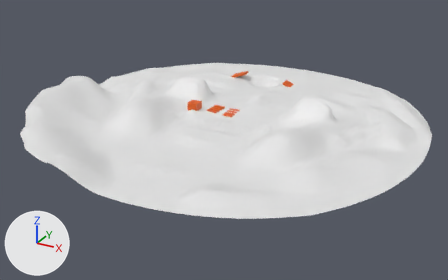
Two versions of the Blender file assets/World.blend, one commit apart.
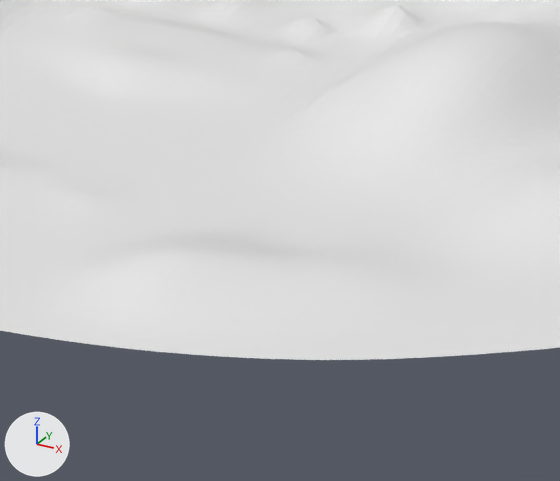
Each version is shown whole from a camera (50 mm lens) standing at (463.0, -872.0, 389.0) and looking at (-5.0, -22.0, -35.0), then close up on the part from 36% to 69% of the width and 44% to 90% of the height. The lights are fixed; the arrows at lower left show +X, +Y and +Z.

The first close-up shows 'Ground'.
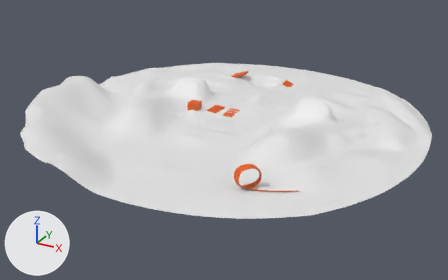
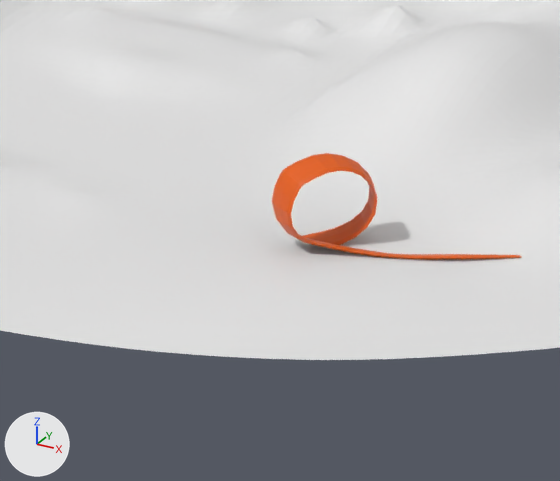
The change in detail:
me_plane_001 has 16641 vertices, 16384 faces and spans x -334.0..322.0, y -328.0..322.0, z -23.0..33.0.
me_plane_001 is used by ob_ground; location (0.0, 0.0, 0.0).
me_plane_001 part 1: 292 of the vertices in x 62.0..172.0, y -292.0..-213.0, z -4.0..8.0 are multiplied about their middle by the matrix ((1.0, 0.001, -0.019), (-0.002, 0.998, 0.042), (0.012, 0.004, 0.159)), then moved by (0.0, 0.0, -4.0).
Mesh me_cube_011 is new.
It has 410 vertices, 816 faces and spans x -88.1..31.3, y -40.2..36.1, z -0.6..36.0.
It uses material mat_material_002 (orange #e75f00).
Object 'Loop-de-loop' (ob_loop_de_loop) is new; it shows me_cube_011.
Its location is (171.3, -215.6, -6.4).

Pixel boxes (x1, y1, x2, y2) of what changed, in the close-ups (560 x 481 px; the box of a moved part takes in the faces that stretch with it):
'Loop-de-loop', added (orange)
    after: (272, 153, 522, 260)
part 1 of me_plane_001, moved or reshaped
    before: (50, 215, 425, 329)
    after: (50, 213, 425, 328)
